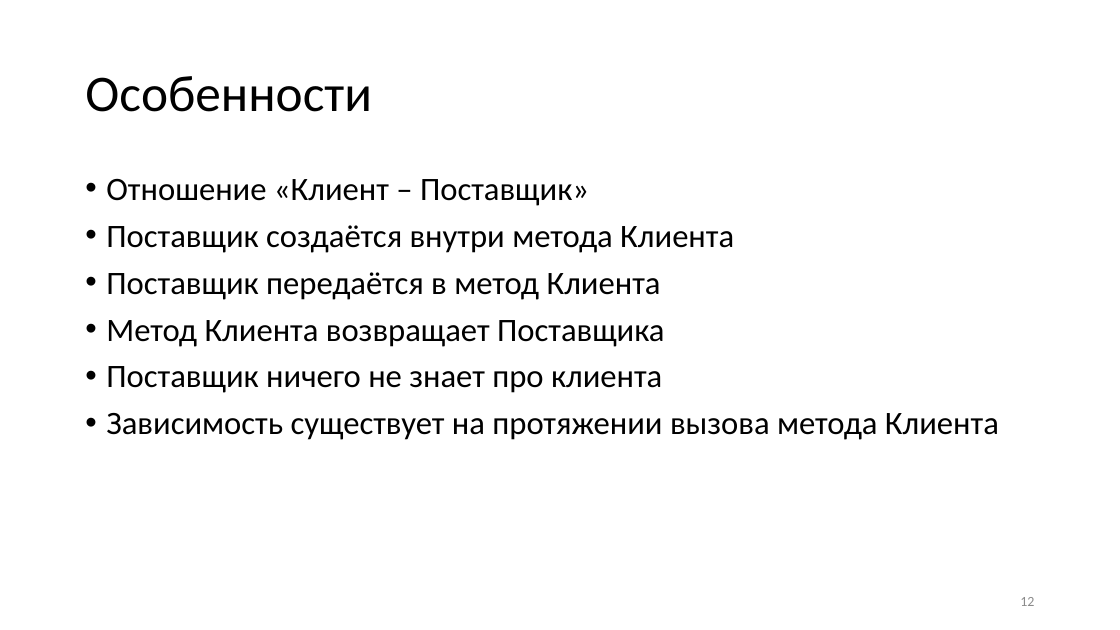
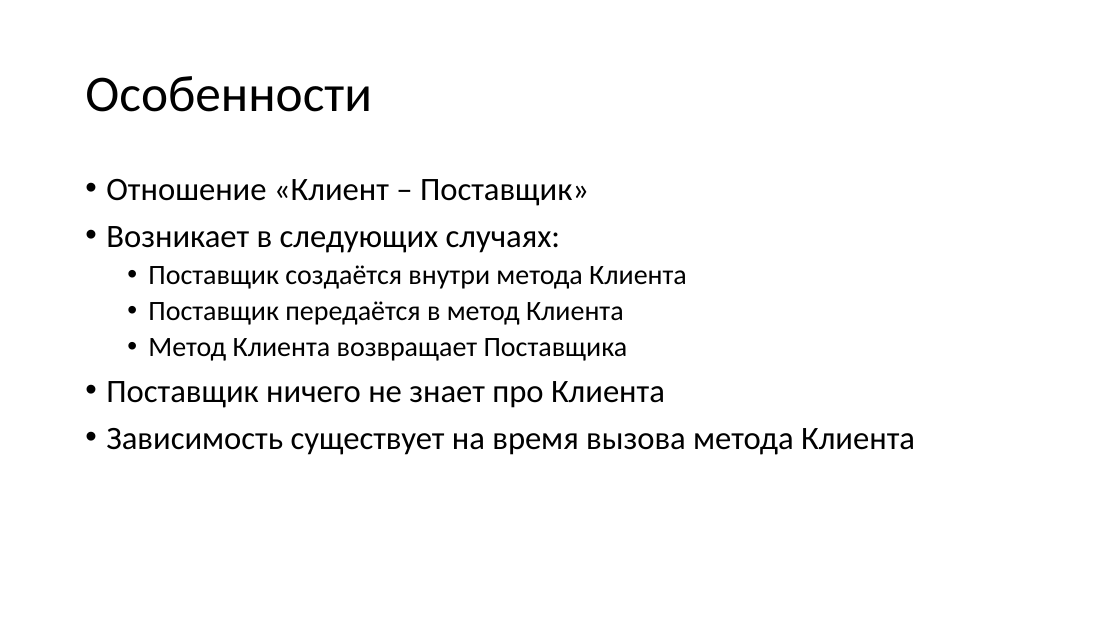
Before and after one commit to alexey-malov/ood, a slide deck: slide 12 of lectures/00.relations/Отношения между классами.pptx. Drawn at 1120x630 pixels with LibreOffice and Linux fonts; fonts in the diff are those of the drawing. Boxes give left, top, right and bottom in pixels: in the first picture for what was removed or moved away, otherwise in the second. Text is boxed around its words. In the diff, an @@ line names an element or a change of style, - is before the commit and + after.

```diff
--- a/lectures/00.relations/Отношения между классами.pptx
+++ b/lectures/00.relations/Отношения между классами.pptx
@@ text at <box>106,226,560,253</box>: paragraph added @@
+• Возникает в следующих случаях:
@@ text at <box>148,265,687,361</box>: size 28 to 24 pt in "Поставщик создаётся внутри метода Клиента", "Поставщик передаётся в метод Клиента", "Метод Клиента возвращает Поставщика"; list level 1 to 2 in "Поставщик создаётся внутри метода Клиента"; list level 1 to 2 in "Поставщик передаётся в метод Клиента"; list level 1 to 2 in "Метод Клиента возвращает Поставщика" @@
@@ text at <box>106,381,915,455</box>: text changed @@
-• Поставщик ничего не знает про клиента
-• Зависимость существует на протяжении вызова метода Клиента
+• Поставщик ничего не знает про Клиента
+• Зависимость существует на время вызова метода Клиента
@@ page number removed at <box>1020,597,1034,606</box> @@
-12
```
Also in this commit, not shown: 10 other slides changed, 4 slides added, 4 slides removed, 1 other file.
